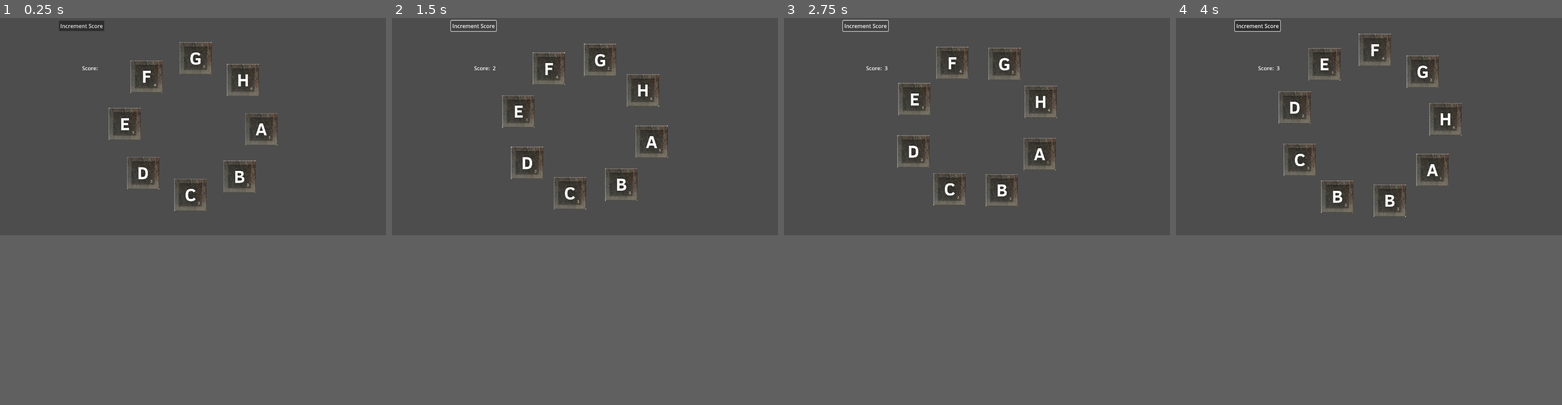
Above: before the commit, frames 1-4 (left to right).
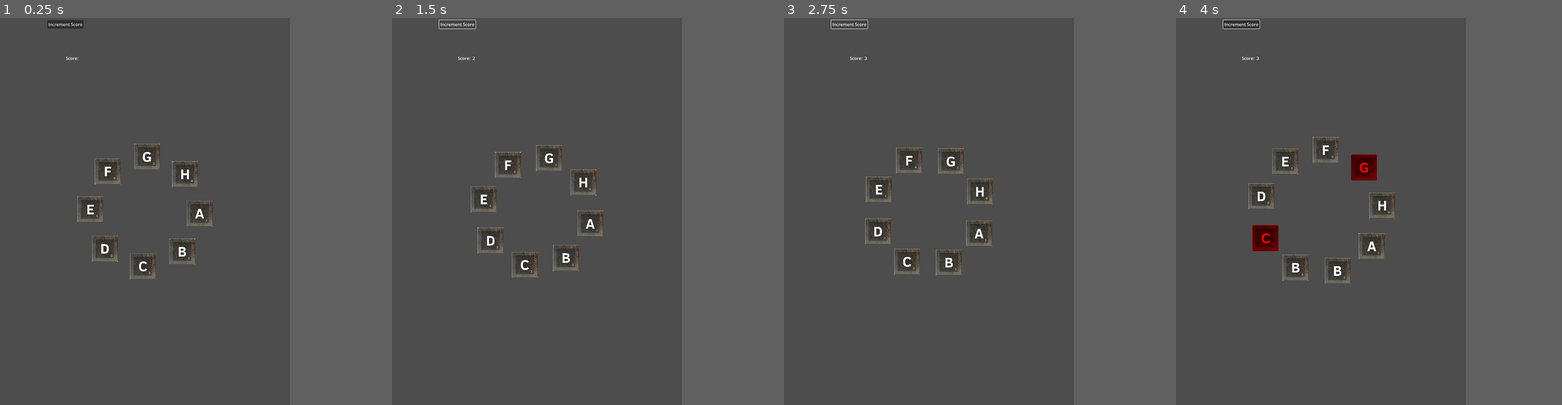
Above: after the commit, the same moments.

Repository: fourbytes/LD55
Game: Godot game, scene res://Main.tscn
The game is run twice, just before and just after one commit, with the same random seed, the same clock (stepped at 60 frames per second) and the same inputs.
Inputs (mouse positions are in pixels of both pictures, inside the frame that each line leads up to):
- Up to frame 1 (0.25 s): no input
- Up to frame 2 (1.5 s): click "Increment Score" at 0.5 s; click "Increment Score" at 1.25 s
- Up to frame 3 (2.75 s): click "Increment Score" at 2 s
- Up to frame 4 (4 s): move the mouse to (1453, 114) at 2.77 s; click (1453, 114) at 2.85 s; move the mouse to (1291, 137) at 3.52 s; click (1291, 137) at 3.6 s
In our replay, the window is 799x449 before the commit and 600x800 after it. These sizes can differ from the game's own. Grey fills any space a smaller window leaves; there, only what the larger window draws over its background counts as a difference.

The runs differ from the first frame. In frame 1, 4.8% of the frame differs, in the area x 12-72%, y 0-68%; in frame 2, 4.9%; in frame 3, 4.8%; in frame 4, 6.0%, in the area x 12-74%, y 0-69%.

Commit message:
fixed letter circle selection.

Diff:
--- a/LetterCircle.gd
+++ b/LetterCircle.gd
@@ -42,7 +42,7 @@
 			child.queue_free()
 
 	for i in range(num_letters):
-		var angle = i * angle_step
+		var angle = i * angle_step + elapsed_time * rotation_speed
 		var x = cos(angle) * radius
 		var y = sin(angle) * radius
 
@@ -51,8 +51,9 @@
 		sprite.texture = load("res://assets/alpha_tiles/letter_" + letters[i] + ".png")
 		var sprite_scale = Vector2(square_size / sprite.texture.get_width(), square_size / sprite.texture.get_height())
 		sprite.set_scale(sprite_scale)
+		sprite.set_position(screen_center + Vector2(x, y))
 
-		if selected_letters.has(letters[i]):
+		if selected_letters.has(i):
 			var border = Sprite2D.new()
 			border.texture = load("res://assets/alpha_tiles/letter_" + letters[i] + ".png")
 			border.self_modulate = Color(1, 0, 0, 1)  # Red color
@@ -89,10 +90,11 @@
 		sprite.set_position(screen_center + Vector2(x, y))
 
 		if sprite.get_rect().has_point(sprite.get_local_mouse_position()):
-			if Input.is_mouse_button_pressed(MOUSE_BUTTON_LEFT):
+			if Input.is_action_just_pressed("select_letter"):
 				var letter = letters[i]
-				if selected_letters.has(letter):
-					selected_letters.erase(letter)
+				if selected_letters.has(i):
+					selected_letters.erase(i)
 				else:
-					selected_letters[letter] = true
+					selected_letters[i] = true
+				print("UPDATE!")
 				update_letters()
--- a/project.godot
+++ b/project.godot
@@ -15,6 +15,20 @@
 config/features=PackedStringArray("4.2", "Mobile")
 config/icon="res://icon.svg"
 
+[display]
+
+window/size/viewport_width=1080
+window/size/viewport_height=1440
+window/size/resizable=false
+
+[input]
+
+select_letter={
+"deadzone": 0.5,
+"events": [Object(InputEventMouseButton,"resource_local_to_scene":false,"resource_name":"","device":0,"window_id":0,"alt_pressed":false,"shift_pressed":false,"ctrl_pressed":false,"meta_pressed":false,"button_mask":0,"position":Vector2(0, 0),"global_position":Vector2(0, 0),"factor":1.0,"button_index":1,"canceled":false,"pressed":false,"double_click":false,"script":null)
+]
+}
+
 [rendering]
 
 renderer/rendering_method="mobile"
Not shown: 1 places in Main.tscn that only renumber resources
